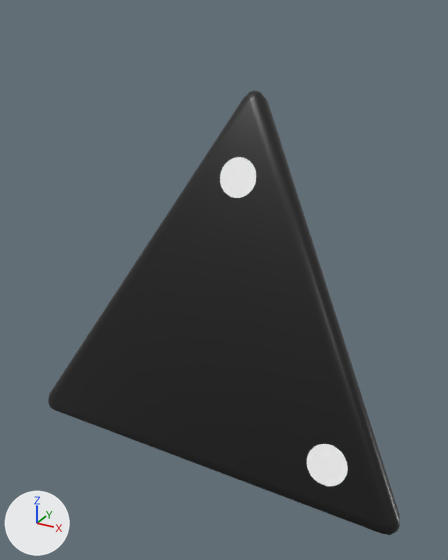
The glTF model pieces/ur-dice.gltf: old version first, new version second.
The view is the same before and after, from a 50 mm lens placed at (0.0168, -0.0343, 0.0173), pointed at (-0.0024, 0.0005, -0.0002). The lights are fixed; the arrows at lower left show +X, +Y and +Z. The picture after the commit comes second. Where no turn or scale is listed for an object, it has been applied to the vertices. Vertices at exactly the same position are counted once.

Before the edit, the objects in view are built like this:
```python
me_beveled_d4_with_two_marked_corners = bpy.data.meshes.new('Beveled D4 with two marked corners')
me_beveled_d4_with_two_marked_corners.from_pydata(...)  # 370 vertices, 436 faces; spans x -0.0127..0.0127, y -0.0076..0.0146, z -0.0096..0.0128
# faces by material slot: [148, 288]
me_beveled_d4_with_two_marked_corners.materials.append(mat_black_die)  # black #181818
me_beveled_d4_with_two_marked_corners.materials.append(mat_white_corner_circles)  # white #ffffff
ob_ur_die = bpy.data.objects.new('Ur die', me_beveled_d4_with_two_marked_corners)
ob_ur_die.location = (0.0, 0.0, 0.0)
```
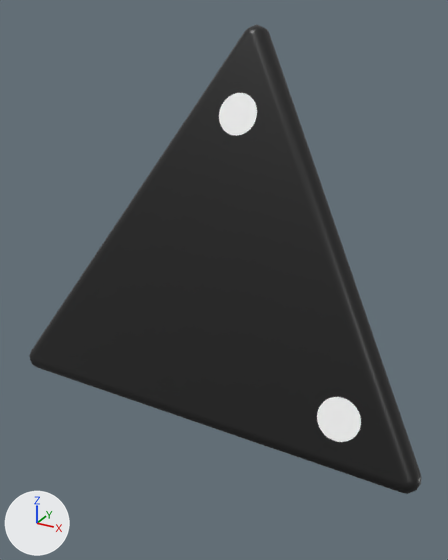
Changed parts and their boxes [x1, y1, x2, y2] in the pictures (448 x 560 px; the box of a moved part takes in the faces that stretch with it):
'Ur die', reshaped (12% wider)
    before: [48, 90, 400, 535]
    after: [29, 24, 422, 494]
part 1 of me_beveled_d4_with_two_marked_corners, moved or reshaped
    before: [220, 157, 256, 198]
    after: [219, 93, 257, 136]
part 2 of me_beveled_d4_with_two_marked_corners, moved or reshaped
    before: [307, 444, 348, 486]
    after: [317, 397, 361, 442]
part 3 of me_beveled_d4_with_two_marked_corners, rebuilt (12% wider)
    before: [48, 90, 400, 535]
    after: [29, 24, 422, 494]

The change, as a diff of the scene's bpy script:
```diff
--- a/pieces/ur-dice.gltf.py
+++ b/pieces/ur-dice.gltf.py
@@ me_beveled_d4_with_two_marked_corners @@
 # used by ob_ur_die; location = (0.0, 0.0, 0.0)
-me_beveled_d4_with_two_marked_corners.from_pydata(...)  # 370 vertices, 436 faces; spans x -0.0127..0.0127, y -0.0076..0.0146, z -0.0096..0.0128
+me_beveled_d4_with_two_marked_corners.from_pydata(...)  # 408 vertices, 508 faces; spans x -0.0135..0.0135, y -0.0081..0.0155, z -0.006..0.0164
+# me_beveled_d4_with_two_marked_corners part 1: the loose piece of 49 vertices spanning x -0.0012..0.0012, y -0.0025..-0.0018, z 0.0069..0.0092 is scaled about its middle by (-1, -1.05, -0.994), then moved by (0.0, -0.0001, 0.0037)
+# me_beveled_d4_with_two_marked_corners part 2: the loose piece of 49 vertices spanning x 0.0072..0.0095, y -0.0073..-0.0066, z -0.0076..-0.0053 is scaled about its middle by (-1, -1.05, -0.994), then moved by (0.0006, -0.0004, 0.0036)
+# me_beveled_d4_with_two_marked_corners part 3: the loose piece of 76 vertices spanning x -0.0127..0.0127, y -0.0076..0.0146, z -0.0096..0.0128 is rebuilt with 114 vertices and now spans x -0.0135..0.0135, y -0.0081..0.0155, z -0.006..0.0164
+# other edits to the shape of me_beveled_d4_with_two_marked_corners do not show in these pictures
 me_beveled_d4_with_two_marked_corners.materials.append(mat_black_die)
```
